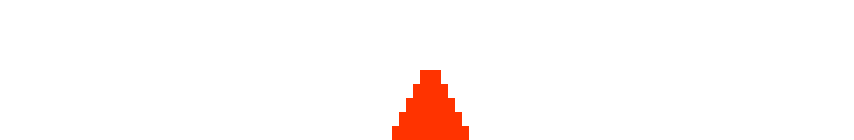
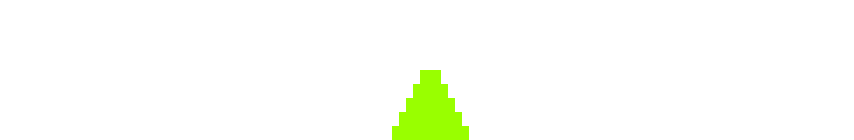
Revision of a layered (854, 140) image; what changed, layer by layer:
painted on "cursor.png" over [392, 70, 469, 140]
